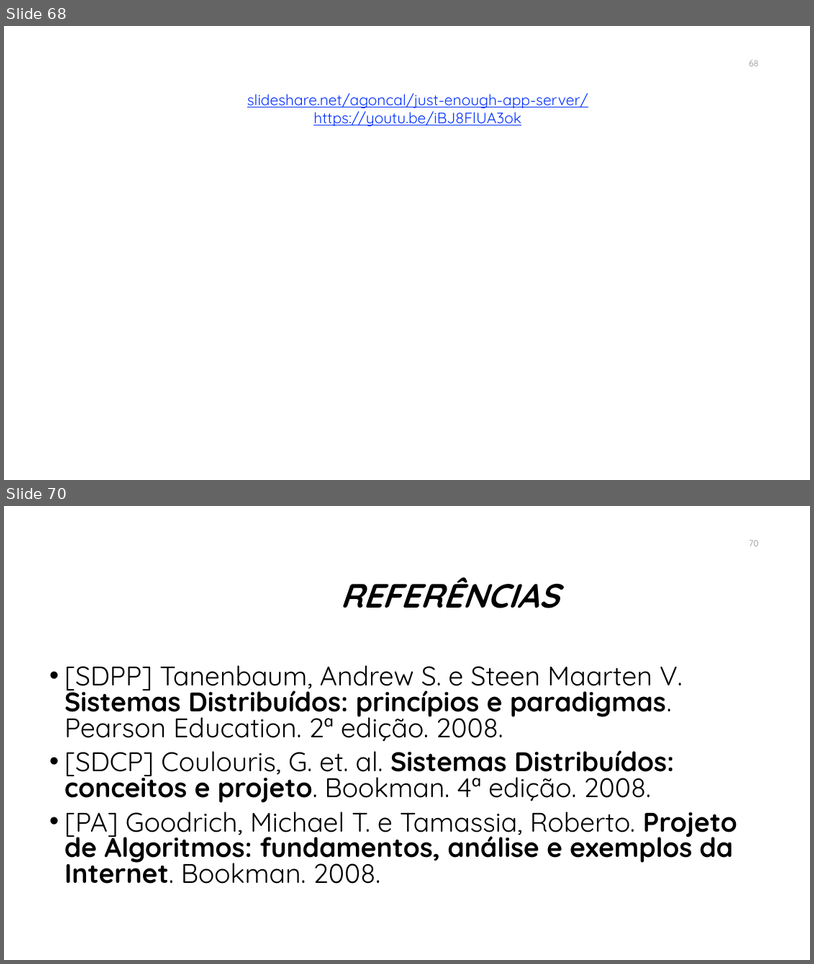
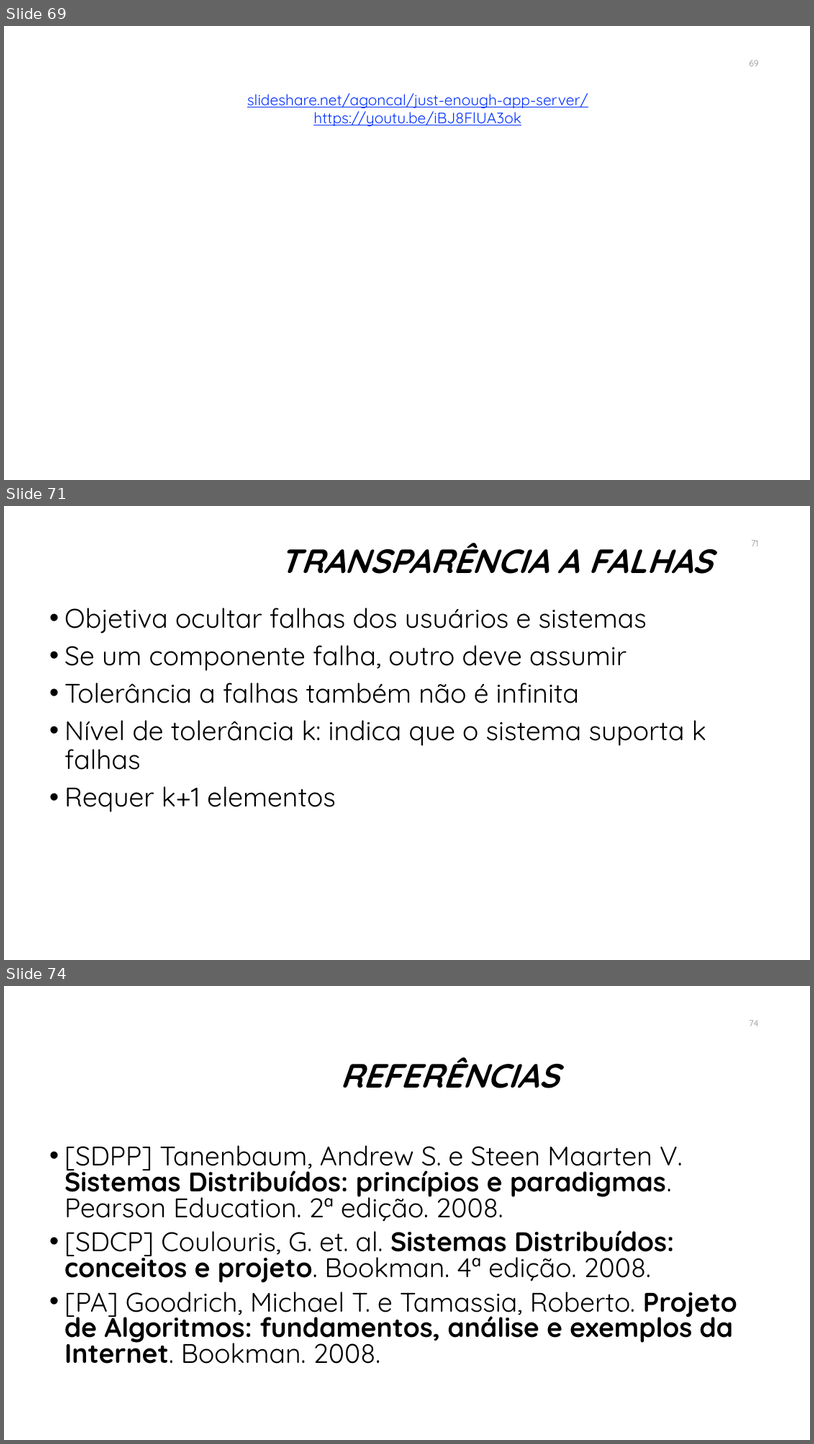
Before and after one commit to manoelcampos/sistemas-distribuidos, a slide deck: introducao-sd.pptx. Shown one above the other, each under a label of ours: slides 68 and 70 before the commit, slides 69, 71 and 74 after it; the slides between them are not shown. The pictures are 814x964 and 814x1444 pixels, drawn with LibreOffice and Linux fonts; fonts in the diff are those of the drawing; background and template pictures are left out. Boxes give left, top, right and bottom in pixels: in the first picture for what was removed or moved away, otherwise in the second. Text is boxed around its words. In the diff, an @@ line names an element or a change of style, - is before the commit and + after.

```diff
--- a/introducao-sd.pptx
+++ b/introducao-sd.pptx
@@ slide 71 added at box(4, 506, 810, 960), background #FFFFFF @@
@@ title added at box(280, 543, 713, 574), 40 pt, text #000000, bold, italic @@
+TRANSPARÊNCIA A FALHAS
@@ page number added at box(751, 540, 759, 546), 10.5 pt, text #8C8C8C @@
+71
@@ text added at box(64, 608, 707, 812), 32 pt, text #000000 @@
+• Objetiva ocultar falhas dos usuários e sistemas
+• Se um componente falha, outro deve assumir
+• Tolerância a falhas também não é infinita
+• Nível de tolerância k: indica que o sistema suporta k falhas
+• Requer k+1 elementos
@@ what was slide 68 is now slide 69 @@
@@ what was slide 70 is now slide 74 @@
@@ page number at box(749, 1020, 759, 1026): text changed @@
-70
+74
```
Also in this commit, not shown: 9 slides changed, 4 other slides added, 1 slide removed, 3 other files.
